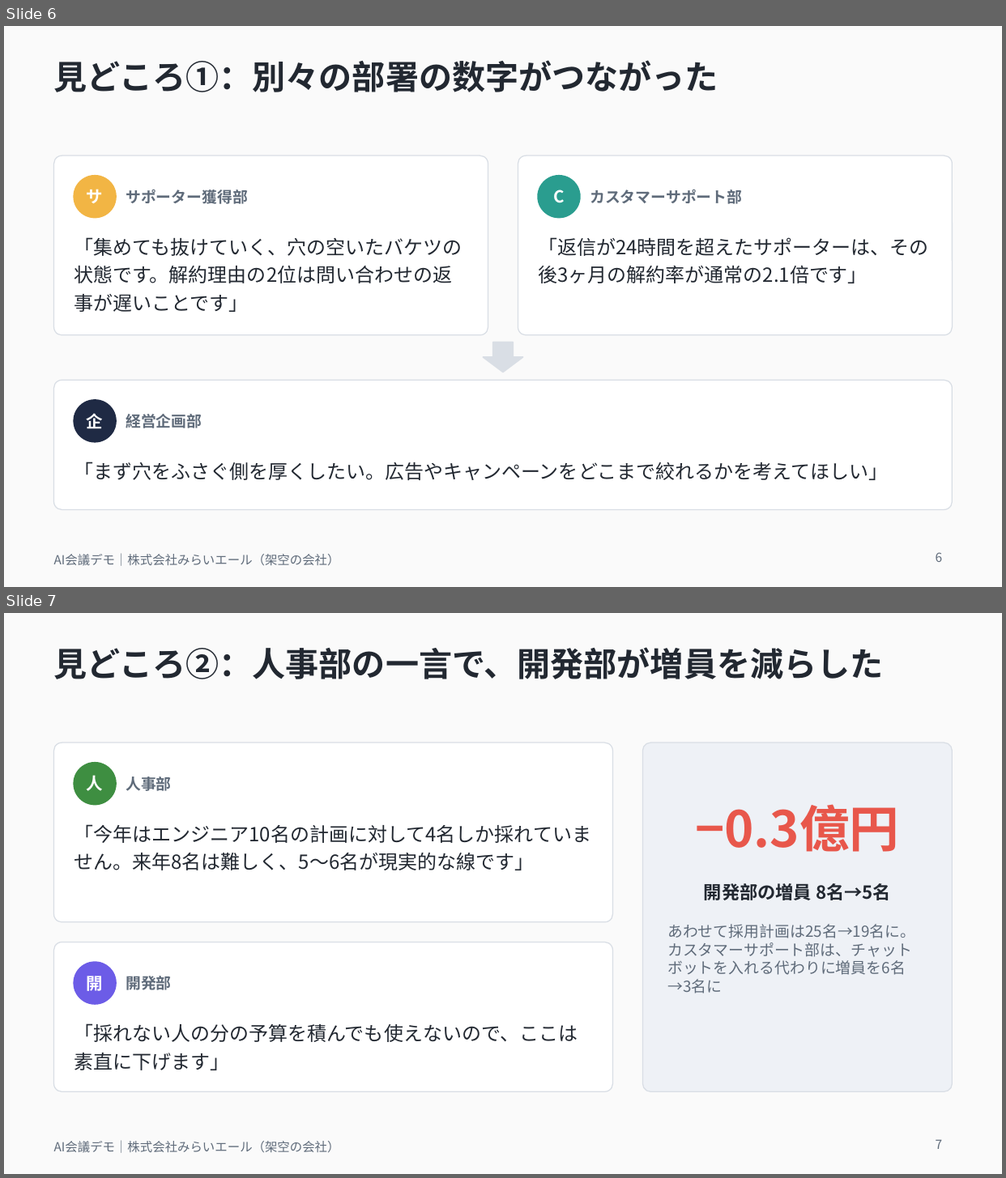
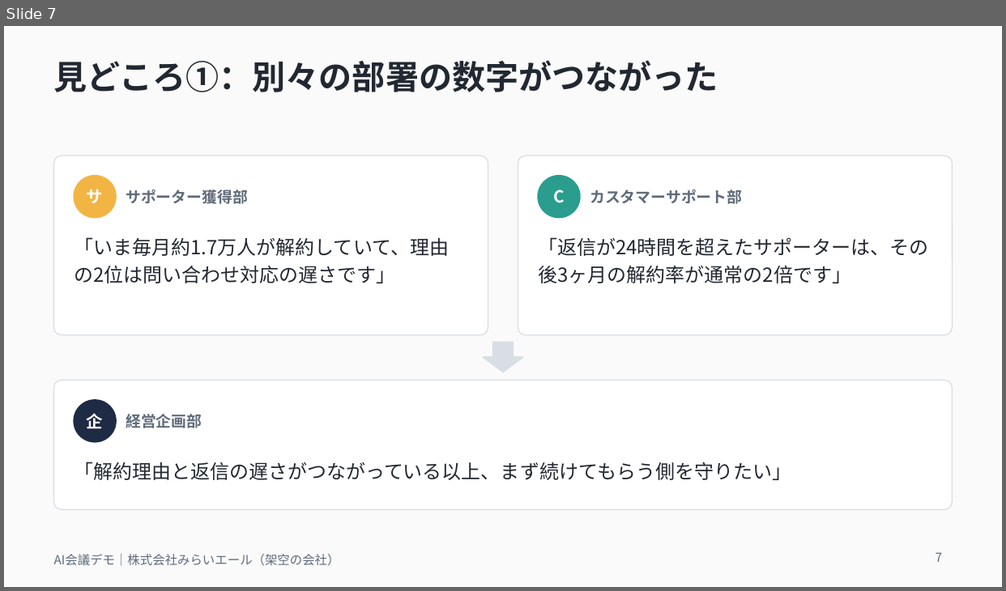
Before and after one commit to michiko3311220-stack/-, a slide deck: ai_meeting/slides/ai_meeting_demo.pptx. Shown one above the other, each under a label of ours: slides 6 and 7 before the commit, slide 7 after it. The pictures are 1006x1178 and 1006x591 pixels, drawn with LibreOffice and Linux fonts; fonts in the diff are those of the drawing. Boxes give left, top, right and bottom in pixels: in the first picture for what was removed or moved away, otherwise in the second. Text is boxed around its words. In the diff, an @@ line names an element or a change of style, - is before the commit and + after.

```diff
--- a/ai_meeting/slides/ai_meeting_demo.pptx
+++ b/ai_meeting/slides/ai_meeting_demo.pptx
@@ slide 7 removed at (4,613,1002,1174), background #FAFAFA; not listed: 1 template element that a slide beside it also shows @@
@@ title removed at (54,647,884,679) @@
-見どころ②：人事部の一言で、開発部が増員を減らした
@@ rounded rectangle removed at (54,743,613,922) @@
@@ rounded rectangle removed at (642,743,952,1092) @@
@@ ellipse removed at (74,763,116,805) @@
@@ text removed at (87,775,104,791) @@
-人
@@ text removed at (126,777,171,791) @@
-人事部
@@ text removed at (695,804,899,852) @@
-−0.3億円
@@ text removed at (74,824,591,871) @@
-「今年はエンジニア10名の計画に対して4名しか採れていません。来年8名は難しく、5〜6名が現実的な線です」
@@ text removed at (704,884,891,901) @@
-開発部の増員 8名→5名
@@ text removed at (667,924,915,994) @@
-あわせて採用計画は25名→19名に。カスタマーサポート部は、チャットボットを入れる代わりに増員を6名→3名に
@@ rounded rectangle removed at (54,943,613,1092) @@
@@ ellipse removed at (74,962,116,1004) @@
@@ text removed at (87,973,104,994) @@
-開
@@ text removed at (126,976,171,990) @@
-開発部
@@ text removed at (74,1024,577,1071) @@
-「採れない人の分の予算を積んでも使えないので、ここは素直に下げます」
@@ page number removed at (936,1139,943,1149) @@
-7
@@ what was slide 6 is now slide 7 @@
@@ slide 7 changed as well @@
@@ text at (74,237,449,284): text changed @@
-「集めても抜けていく、穴の空いたバケツの状態です。解約理由の2位は問い合わせの返事が遅いことです」
+「いま毎月約1.7万人が解約していて、理由の2位は問い合わせ対応の遅さです」
@@ text at (538,237,929,284): text changed @@
-「返信が24時間を超えたサポーターは、その後3ヶ月の解約率が通常の2.1倍です」
+「返信が24時間を超えたサポーターは、その後3ヶ月の解約率が通常の2倍です」
@@ text at (74,462,791,480): text changed @@
-「まず穴をふさぐ側を厚くしたい。広告やキャンペーンをどこまで絞れるかを考えてほしい」
+「解約理由と返信の遅さがつながっている以上、まず続けてもらう側を守りたい」
@@ page number at (936,552,943,562): text changed @@
-6
+7
```
Also in this commit, not shown: 10 other slides changed, 2 slides added, 14 other files.
